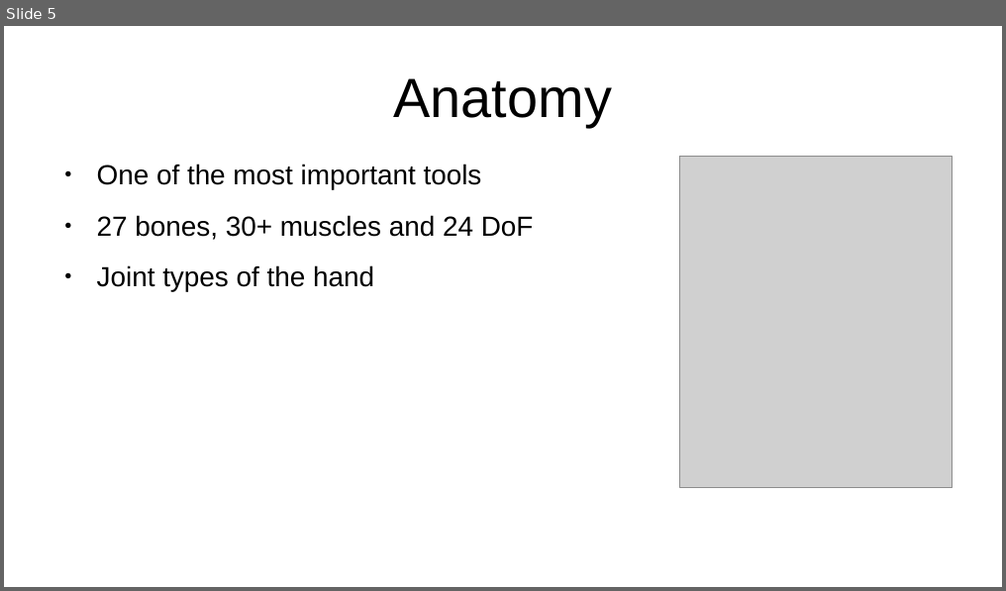
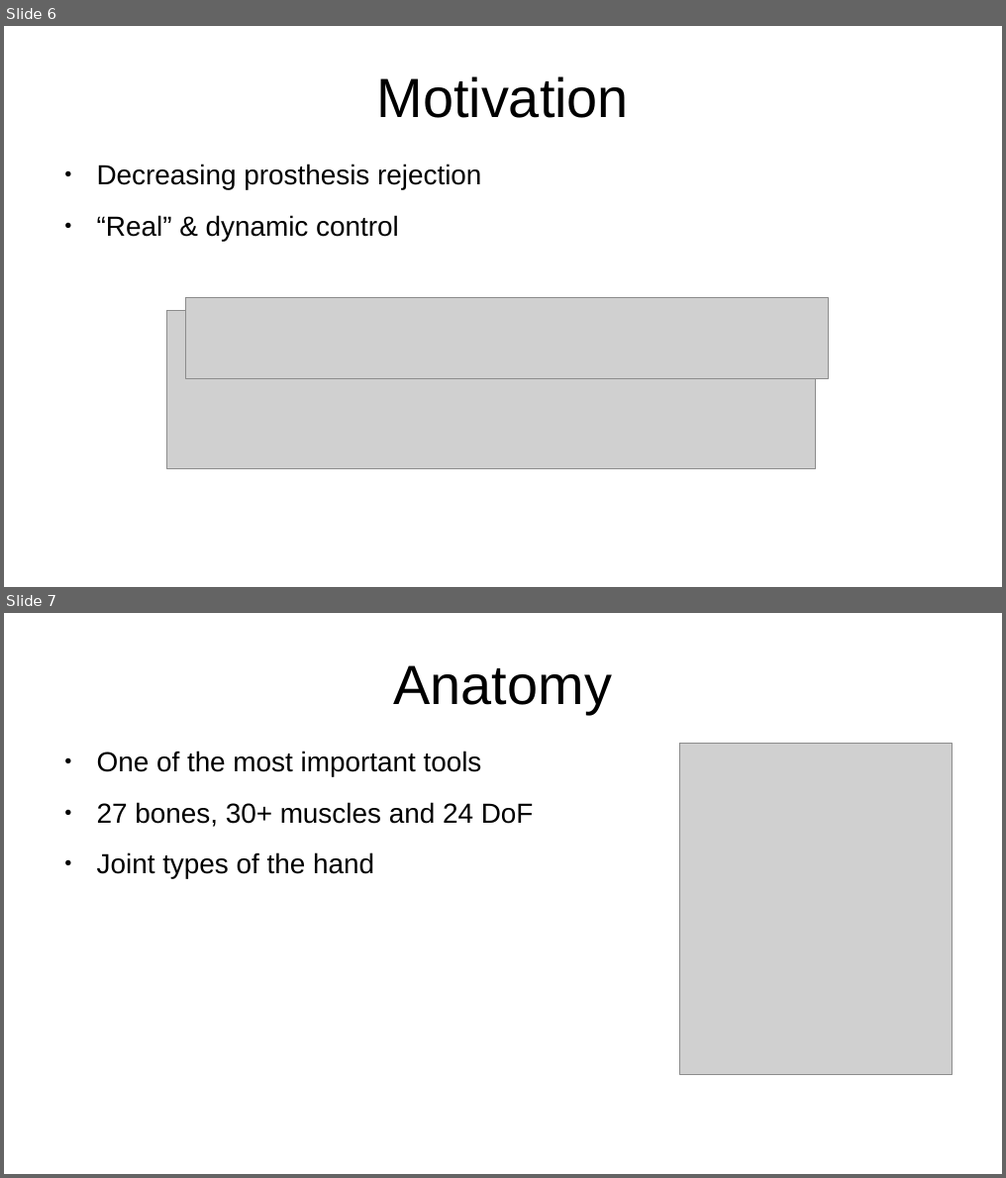
Before and after one commit to thom9258/masters-thesis, a slide deck: presentation/Presentation.odp. Shown one above the other, each under a label of ours: slide 5 before the commit, slides 6 and 7 after it. The pictures are 1006x591 and 1006x1178 pixels, drawn with LibreOffice and Linux fonts; fonts in the diff are those of the drawing; grey boxes stand for pictures. Boxes give left, top, right and bottom in pixels: in the first picture for what was removed or moved away, otherwise in the second. Text is boxed around its words. In the diff, an @@ line names an element or a change of style, - is before the commit and + after.

```diff
--- a/presentation/Presentation.odp
+++ b/presentation/Presentation.odp
@@ slide 6 added at bbox=[4, 26, 1002, 587], background #FFFFFF @@
@@ title added at bbox=[377, 76, 629, 118], 44 pt, text #000000 @@
+Motivation
@@ text added at bbox=[97, 164, 481, 241], 22 pt, text #000000 @@
+● Decreasing prosthesis rejection
+● “Real” & dynamic control
@@ picture added at bbox=[167, 310, 816, 470] @@
@@ picture added at bbox=[186, 297, 828, 379] @@
@@ what was slide 5 is now slide 7 @@
```
Also in this commit, not shown: 11 slides changed, 3 other slides added, 2 slides removed.
